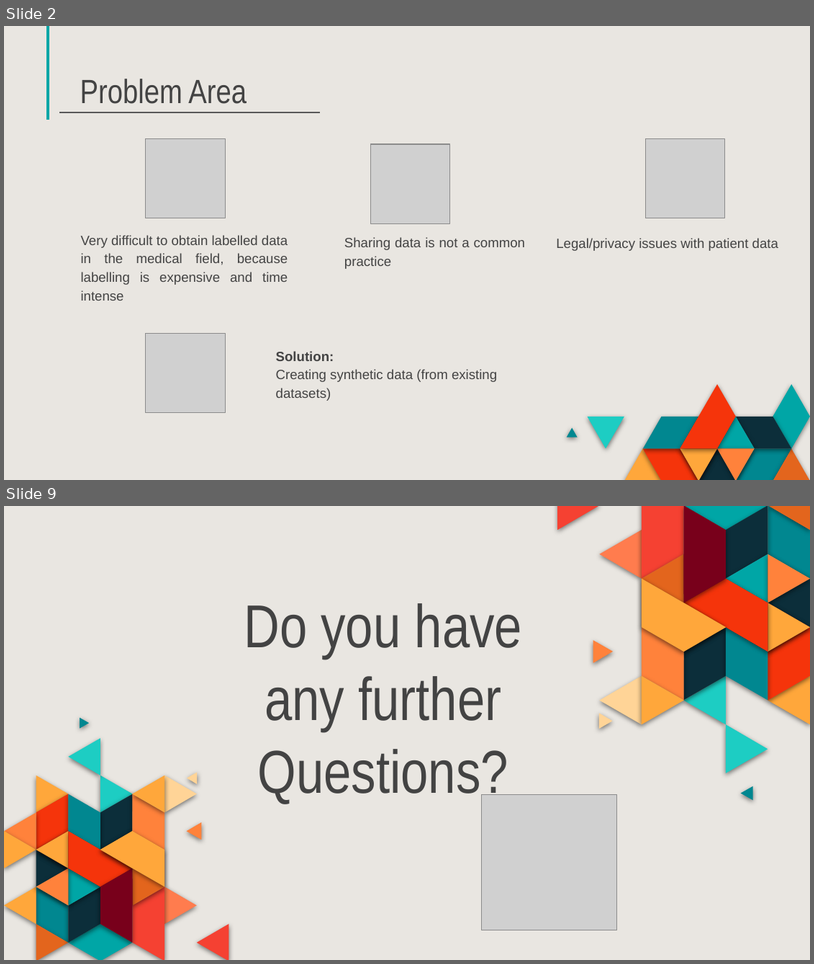
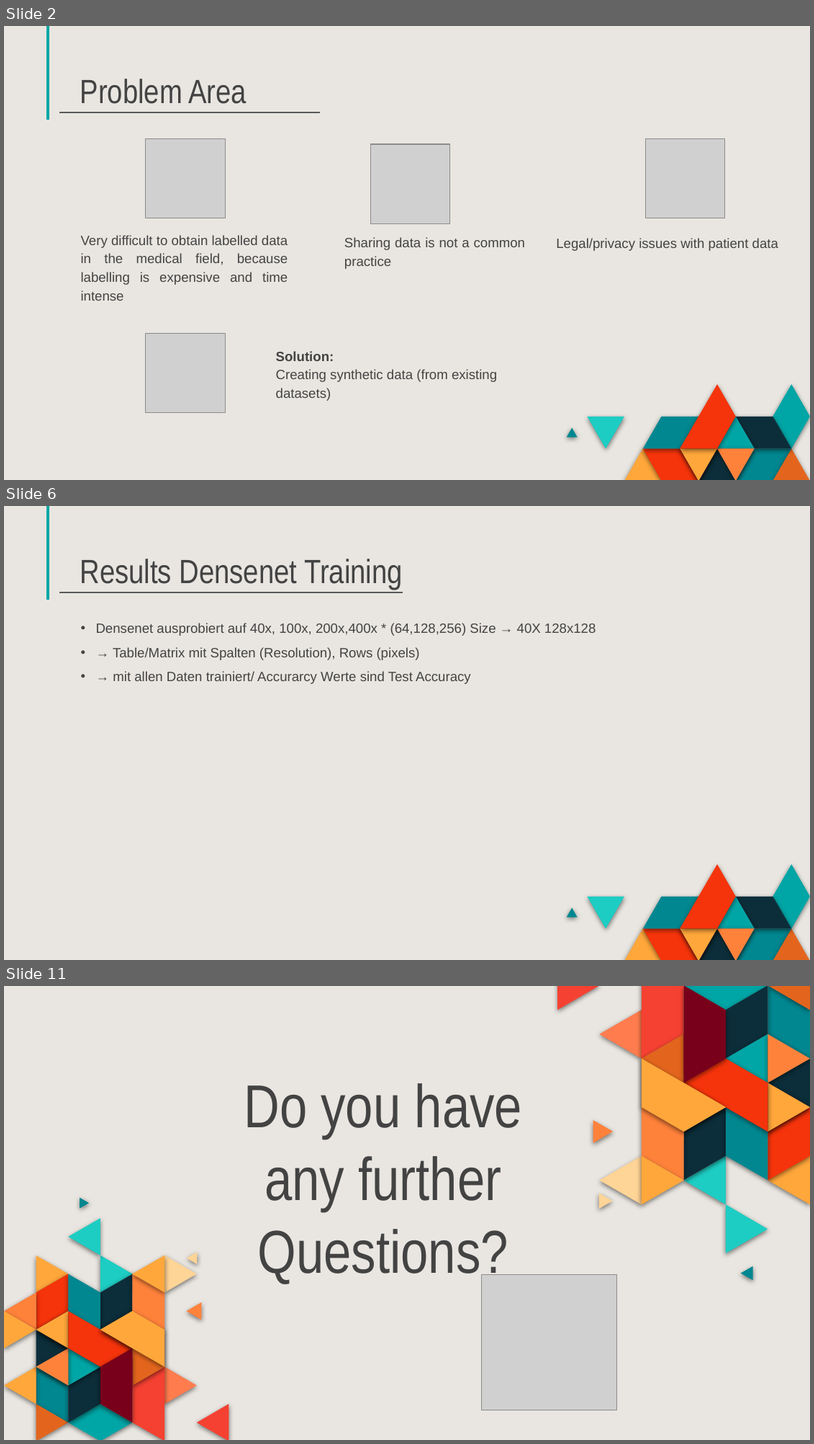
Before and after one commit to eliasmarcon/Medical_Imaging_Project, a slide deck: Presentations/Final_Presentation_Khoss_Marcon.pptx. Shown one above the other, each under a label of ours: slides 2 and 9 before the commit, slides 2, 6 and 11 after it; the slides between them are not shown. The pictures are 814x964 and 814x1444 pixels, drawn with LibreOffice and Linux fonts; fonts in the diff are those of the drawing; grey boxes stand for pictures. Boxes give left, top, right and bottom in pixels: in the first picture for what was removed or moved away, otherwise in the second. Text is boxed around its words. In the diff, an @@ line names an element or a change of style, - is before the commit and + after.

```diff
--- a/Presentations/Final_Presentation_Khoss_Marcon.pptx
+++ b/Presentations/Final_Presentation_Khoss_Marcon.pptx
@@ slide 6 added at [4, 506, 810, 960], background #E9E6E1; not listed: 19 template elements that a slide beside it also shows @@
@@ title added at [80, 559, 403, 590], 30 pt, text #434343 @@
+Results Densenet Training
@@ line added from (59, 592) to (403, 592), #595959 1.5 pt @@
@@ text added at [96, 623, 596, 684], 12 pt, text #434343 @@
+  • Densenet ausprobiert auf 40x, 100x, 200x,400x * (64,128,256) Size → 40X 128x128
+  • → Table/Matrix mit Spalten (Resolution), Rows (pixels)
+  • → mit allen Daten trainiert/ Accurarcy Werte sind Test Accuracy
@@ what was slide 9 is now slide 11 @@
```
Also in this commit, not shown: 3 slides changed, 6 other slides added, 1 other file.
